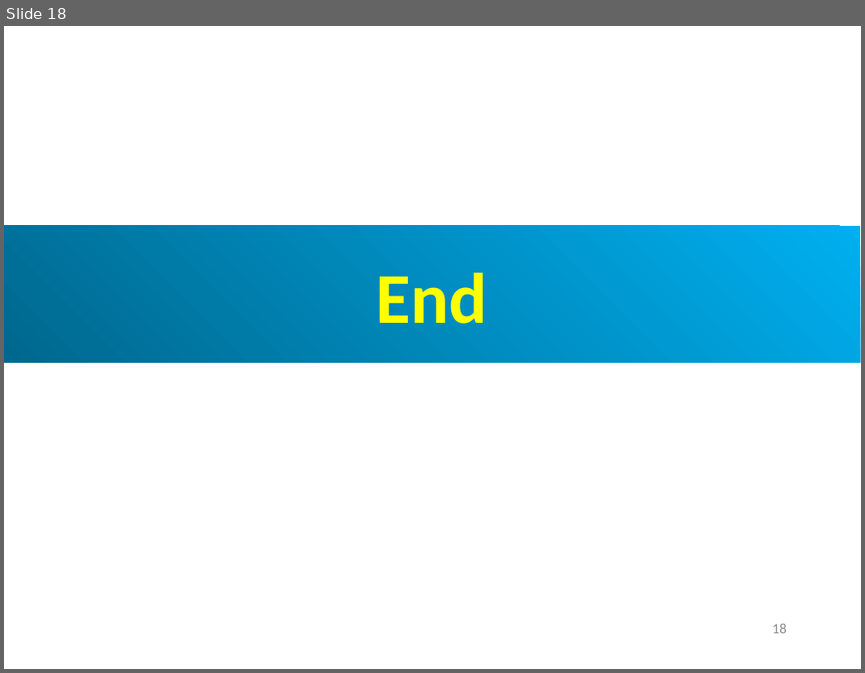
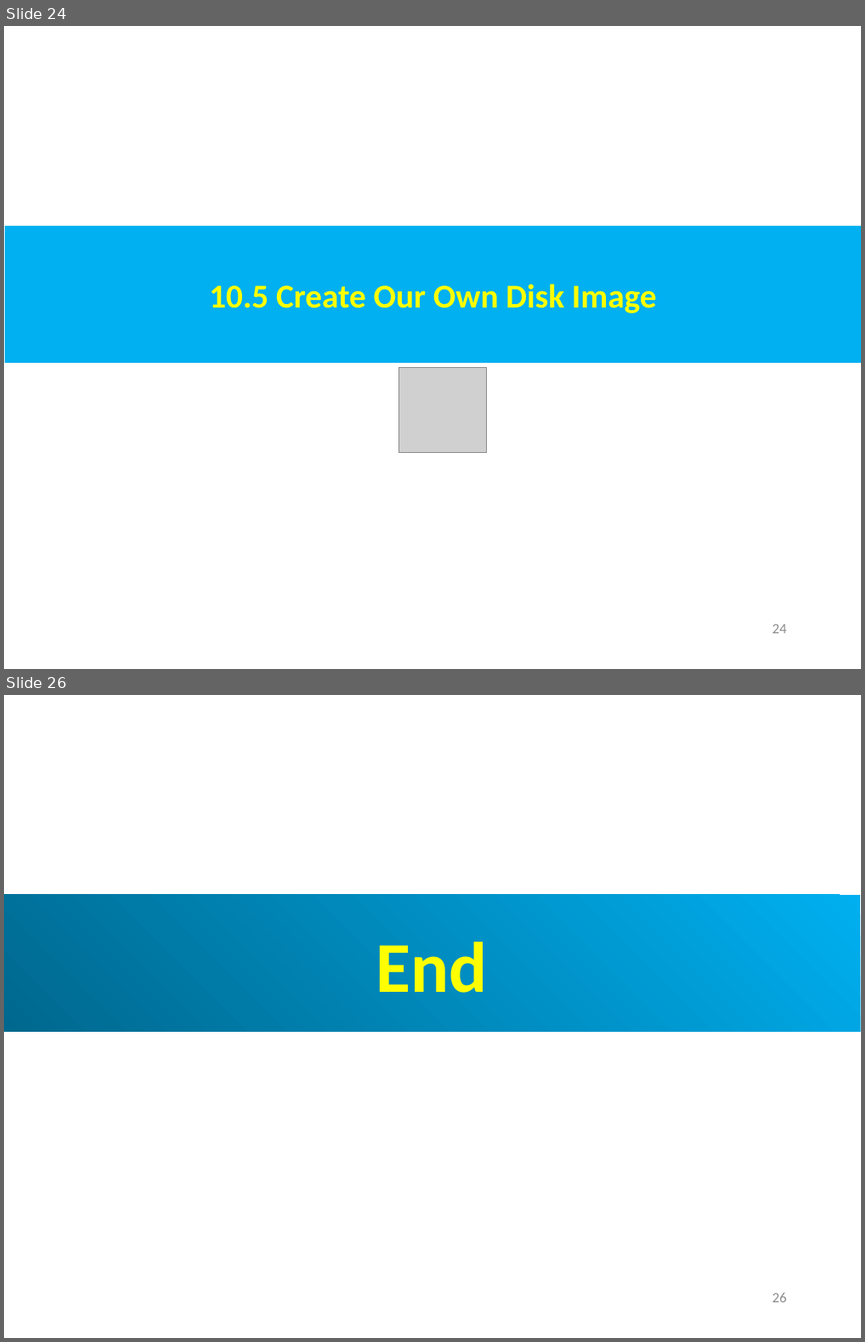
Before and after one commit to peterhchen/AIU_CS850_Gem5_McPAT, a slide deck: 050_Gem5/010.FullSys/000_Video/010.FullSystem.ppt. Shown one above the other, each under a label of ours: slide 18 before the commit, slides 24 and 26 after it; the slides between them are not shown. The pictures are 865x673 and 865x1342 pixels, drawn with LibreOffice and Linux fonts; fonts in the diff are those of the drawing; grey boxes stand for pictures. Boxes give left, top, right and bottom in pixels: in the first picture for what was removed or moved away, otherwise in the second. Text is boxed around its words. In the diff, an @@ line names an element or a change of style, - is before the commit and + after.

```diff
--- a/050_Gem5/010.FullSys/000_Video/010.FullSystem.ppt
+++ b/050_Gem5/010.FullSys/000_Video/010.FullSystem.ppt
@@ slide 24 added at (4, 26, 861, 669), background #FFFFFF @@
@@ rectangle added at (5, 226, 861, 363), fill #00B0F0, 28 pt, text #FFFF00, bold @@
+10.5 Create Our Own Disk Image
@@ picture added at (399, 368, 487, 453) @@
@@ page number added at (772, 624, 787, 633), 12 pt, text #8B8B8B @@
+24
@@ what was slide 18 is now slide 26 @@
@@ page number at (772, 1293, 787, 1302): text changed @@
-18
+26
```
Also in this commit, not shown: 1 slide changed, 7 other slides added.
